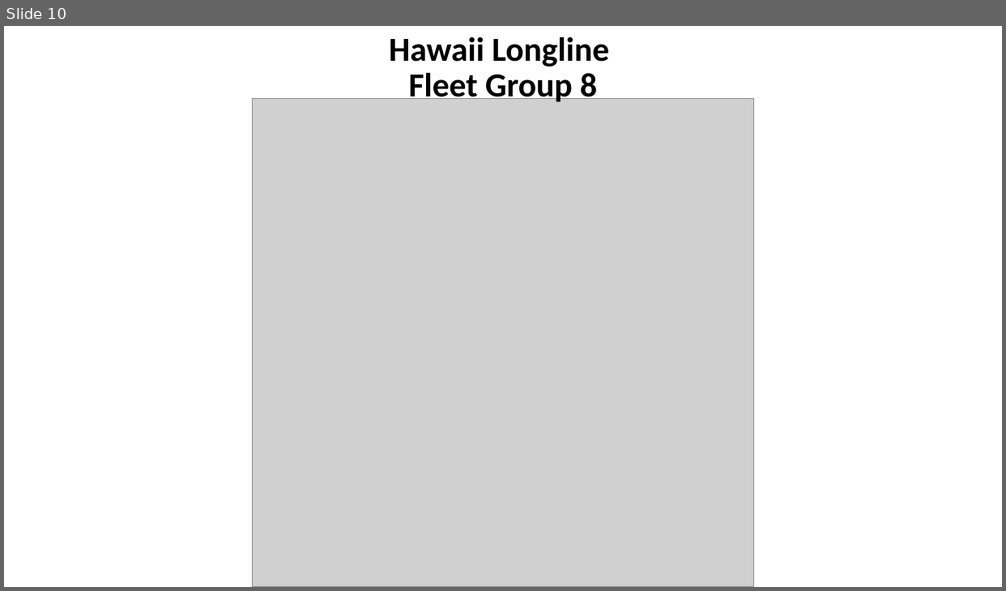
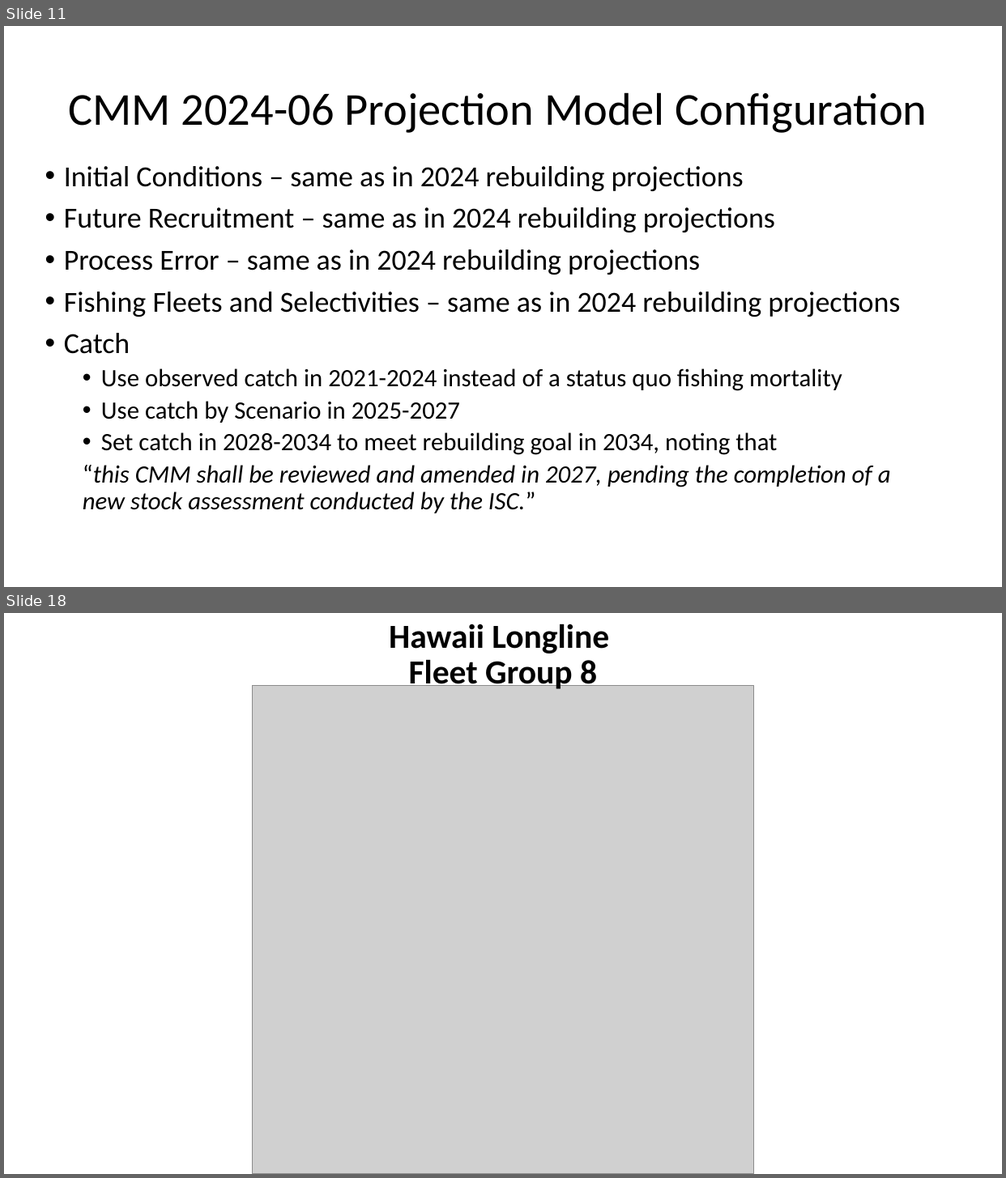
Before and after one commit to PIFSCstockassessments/2024-WCNPO-MLS-Rebuilding, a slide deck: 2025-MLS-projections/2025 MLS projections for CMM 24-06.pptx. Shown one above the other, each under a label of ours: slide 10 before the commit, slides 11 and 18 after it; the slides between them are not shown. The pictures are 1006x591 and 1006x1178 pixels, drawn with LibreOffice and Linux fonts; fonts in the diff are those of the drawing; grey boxes stand for pictures. Boxes give left, top, right and bottom in pixels: in the first picture for what was removed or moved away, otherwise in the second. Text is boxed around its words. In the diff, an @@ line names an element or a change of style, - is before the commit and + after.

```diff
--- a/2025-MLS-projections/2025 MLS projections for CMM 24-06.pptx
+++ b/2025-MLS-projections/2025 MLS projections for CMM 24-06.pptx
@@ slide 11 added at bbox=[4, 26, 1002, 587], background #FFFFFF @@
@@ title added at bbox=[68, 92, 927, 133], 44 pt, text #000000 @@
+CMM 2024-06 Projection Model Configuration
@@ text added at bbox=[64, 166, 900, 514], 24 pt, text #000000 @@
+• Initial Conditions – same as in 2024 rebuilding projections
+• Future Recruitment – same as in 2024 rebuilding projections
+• Process Error – same as in 2024 rebuilding projections
+• Fishing Fleets and Selectivities – same as in 2024 rebuilding projections
+• Catch
+  • Use observed catch in 2021-2024 instead of a status quo fishing mortality
+  • Use catch by Scenario in 2025-2027
+  • Set catch in 2028-2034 to meet rebuilding goal in 2034, noting that
+  “this CMM shall be reviewed and amended in 2027, pending the completion of a new stock assessment conducted by the ISC.”
@@ what was slide 10 is now slide 18 @@
```
Also in this commit, not shown: 11 slides changed, 12 other slides added, 4 slides removed, 16 other files.
